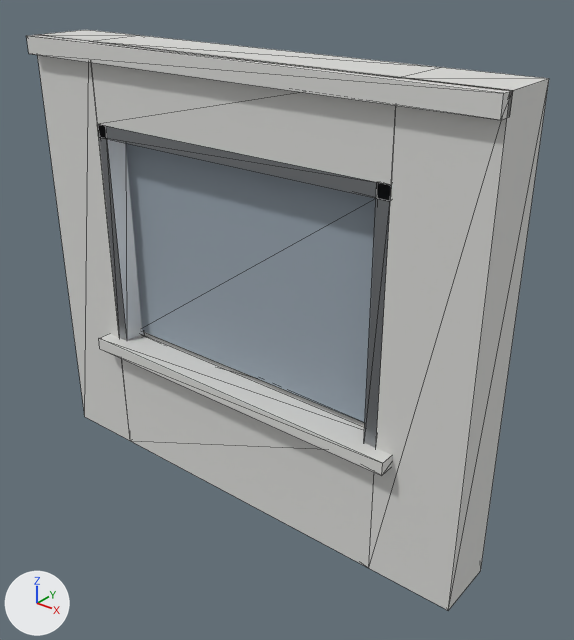
The glTF model public/models/facade/bay_precast_office.lod1.glb as it was, and as the next commit left it.
One viewpoint serves both versions: a 50 mm camera at (3.34, -3.55, 3.85) aimed at (0.26, 0.29, 1.46). Arrows for +X, +Y and +Z are at lower left; the lights stay in place. The picture after the commit comes second. Mesh edges are drawn as thin lines. Where no turn or scale is listed for an object, it has been applied to the vertices. Vertices at exactly the same position are counted once.

The first picture shows 'facade_bay_precast_office'.
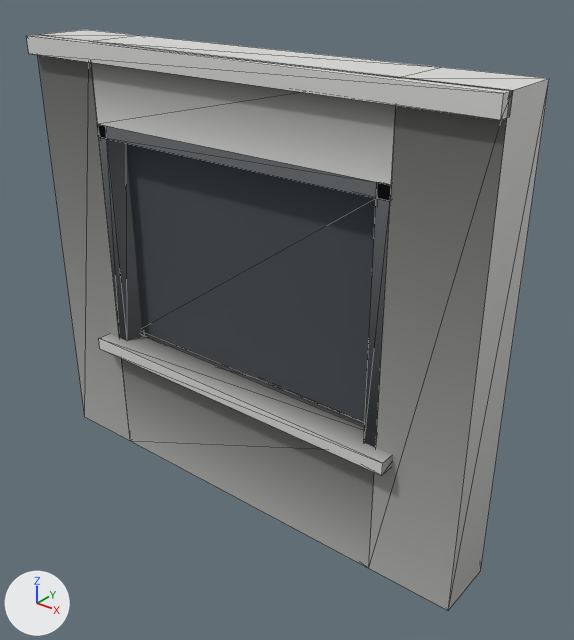
Boxes (x1, y1, x2, y2) around the edits, measured in the pictures (574 x 640 px; the box of a moved part takes in the faces that stretch with it):
'facade_bay_precast_office', recoloured, reshaped (darker)
    both: (26, 30, 549, 610)
part 1 of me_facade_bay_precast_office, moved or reshaped
    both: (364, 183, 391, 448)

The change, as a list of edits to the scene's bpy script:
```text
Change mat_concrete_precast:
    where n0 = _N.new('ShaderNodeBsdfPrincipled'); n0.name = 'Principled BSDF'
    remove n0.inputs[0].default_value = (0.7, 0.7, 0.68, 1.0)  # 'Base Color', light grey #dadad7
    add n2 = _N.new('ShaderNodeMix'); n2.name = 'Mix'
    add n2.data_type = 'RGBA'
    add n2.blend_type = 'MULTIPLY'
    add n2.inputs[0].default_value = 1.0  # 'Factor'
    add n2.inputs[7].default_value = (0.7, 0.7, 0.68, 1.0)  # 'B', light grey #dadad7
    add n3 = _N.new('ShaderNodeVertexColor'); n3.name = 'Color Attribute'
    add _L.new(n2.outputs[2], n0.inputs[0])  # 'Result' to 'Base Color'
    add _L.new(n3.outputs[0], n2.inputs[6])  # 'Color' to 'A'
Change mat_glass_curtain:
    where n0 = _N.new('ShaderNodeBsdfPrincipled'); n0.name = 'Principled BSDF'
    remove n0.inputs[0].default_value = (0.32, 0.38, 0.44, 1.0)  # 'Base Color', grey #99a6b1
    add n2 = _N.new('ShaderNodeMix'); n2.name = 'Mix'
    add n2.data_type = 'RGBA'
    add n2.blend_type = 'MULTIPLY'
    add n2.inputs[0].default_value = 1.0  # 'Factor'
    add n2.inputs[7].default_value = (0.32, 0.38, 0.44, 1.0)  # 'B', grey #99a6b1
    add n3 = _N.new('ShaderNodeVertexColor'); n3.name = 'Color Attribute'
    add _L.new(n2.outputs[2], n0.inputs[0])  # 'Result' to 'Base Color'
    add _L.new(n3.outputs[0], n2.inputs[6])  # 'Color' to 'A'
Change mat_metal_painted:
    where n0 = _N.new('ShaderNodeBsdfPrincipled'); n0.name = 'Principled BSDF'
    remove n0.inputs[0].default_value = (0.38, 0.4, 0.42, 1.0)  # 'Base Color', grey #a6aaad
    add n2 = _N.new('ShaderNodeMix'); n2.name = 'Mix'
    add n2.data_type = 'RGBA'
    add n2.blend_type = 'MULTIPLY'
    add n2.inputs[0].default_value = 1.0  # 'Factor'
    add n2.inputs[7].default_value = (0.38, 0.4, 0.42, 1.0)  # 'B', grey #a6aaad
    add n3 = _N.new('ShaderNodeVertexColor'); n3.name = 'Color Attribute'
    add _L.new(n2.outputs[2], n0.inputs[0])  # 'Result' to 'Base Color'
    add _L.new(n3.outputs[0], n2.inputs[6])  # 'Color' to 'A'
Change me_facade_bay_precast_office:
    where me_facade_bay_precast_office.from_pydata(...)  # 64 vertices, 120 faces; spans x -1.8..1.8, y -0.28..0.28, z -1.6..1.6
    used by ob_facade_bay_precast_office; location = (0.0, 0.17, 1.6)
    me_facade_bay_precast_office part 1
    me_facade_bay_precast_office.vertices[54].co: (1.2, 0.01, 1.05) -> (1.11, -0.17, -0.65)
    me_facade_bay_precast_office.vertices[55].co: (1.11, -0.17, -0.65) -> (1.11, -0.17, 1.05)  # not seen -> pixel (376, 182)
    me_facade_bay_precast_office.vertices[56].co: (1.11, -0.17, 1.05) -> (1.2, 0.01, -0.65)  # pixel (376, 182) -> not seen
    me_facade_bay_precast_office.vertices[57].co: (1.2, 0.01, -0.65) -> (1.11, 0.01, -0.65)
    me_facade_bay_precast_office.vertices[58].co: (1.11, 0.01, -0.65) -> (1.11, 0.01, 1.05)
    me_facade_bay_precast_office.vertices[59].co: (1.11, 0.01, 1.05) -> (1.2, 0.01, 1.05)
```
